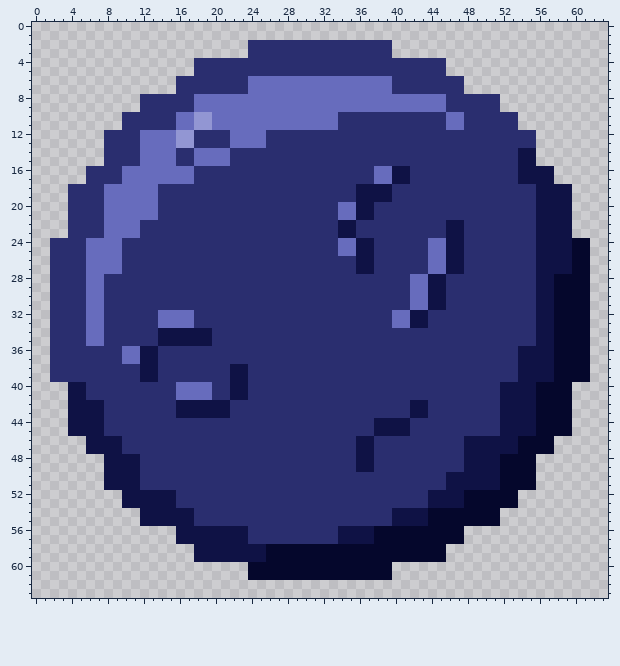
Pixel-art sprite: data/images/circle.png. The picture above was drawn from the file before the commit.
The file is 64x64 pixels.
New version:
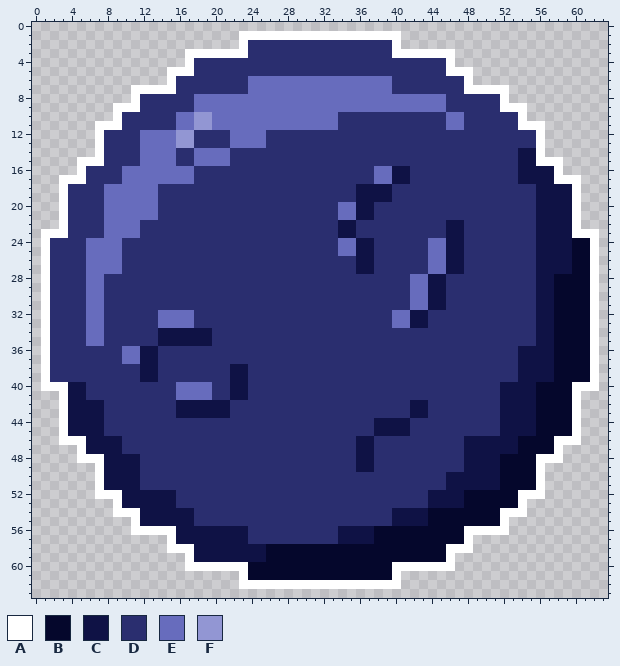
Palette (. is transparent): A #ffffff  B #05072c  C #0f1245  D #2a2e6f  E #676cbd  F #9296d3
Edits made:
y 1: x 23..40 .................. -> AAAAAAAAAAAAAAAAAA
y 2: x 23 . -> A; x 40 . -> A
y 3: x 17..23 ....... -> AAAAAAA; x 40..46 ....... -> AAAAAAA
y 4: x 17 . -> A; x 46 . -> A
y 5: x 15..17 ... -> AAA; x 46..48 ... -> AAA
y 6: x 15 . -> A; x 48 . -> A
y 7: x 11..15 ..... -> AAAAA; x 48..52 ..... -> AAAAA
y 8: x 11 . -> A; x 52 . -> A
y 9: x 9..11 ... -> AAA; x 52..54 ... -> AAA
y 10: x 9 . -> A; x 54 . -> A
y 11: x 7..9 ... -> AAA; x 54..56 ... -> AAA
y 12..14: x 7 . -> A; x 56 . -> A
y 15: x 5..7 ... -> AAA; x 56..58 ... -> AAA
y 16: x 5 . -> A; x 58 . -> A
y 17: x 3..5 ... -> AAA; x 58..60 ... -> AAA
y 18..22: x 3 . -> A; x 60 . -> A
y 23: x 1..3 ... -> AAA; x 60..62 ... -> AAA
y 24..39: x 1 . -> A; x 62 . -> A
y 40: x 1..3 ... -> AAA; x 60..62 ... -> AAA
y 41..45: x 3 . -> A; x 60 . -> A
y 46: x 3..5 ... -> AAA; x 58..60 ... -> AAA
y 47: x 5 . -> A; x 58 . -> A
y 48: x 5..7 ... -> AAA; x 56..58 ... -> AAA
y 49..51: x 7 . -> A; x 56 . -> A
y 52: x 7..9 ... -> AAA; x 54..56 ... -> AAA
y 53: x 9 . -> A; x 54 . -> A
y 54: x 9..11 ... -> AAA; x 52..54 ... -> AAA
y 55: x 11 . -> A; x 52 . -> A
y 56: x 11..15 ..... -> AAAAA; x 48..52 ..... -> AAAAA
y 57: x 15 . -> A; x 48 . -> A
y 58: x 15..17 ... -> AAA; x 46..48 ... -> AAA
y 59: x 17 . -> A; x 46 . -> A
y 60: x 17..23 ....... -> AAAAAAA; x 40..46 ....... -> AAAAAAA
y 61: x 23 . -> A; x 40 . -> A
y 62: x 23..40 .................. -> AAAAAAAAAAAAAAAAAA
